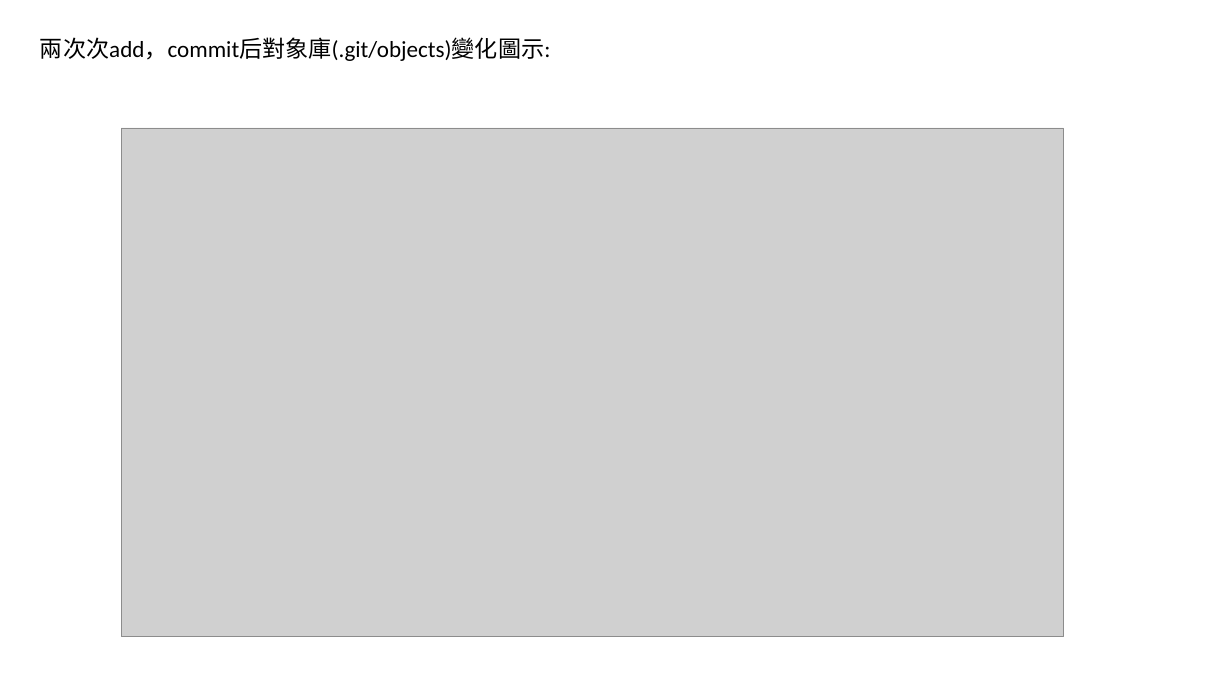
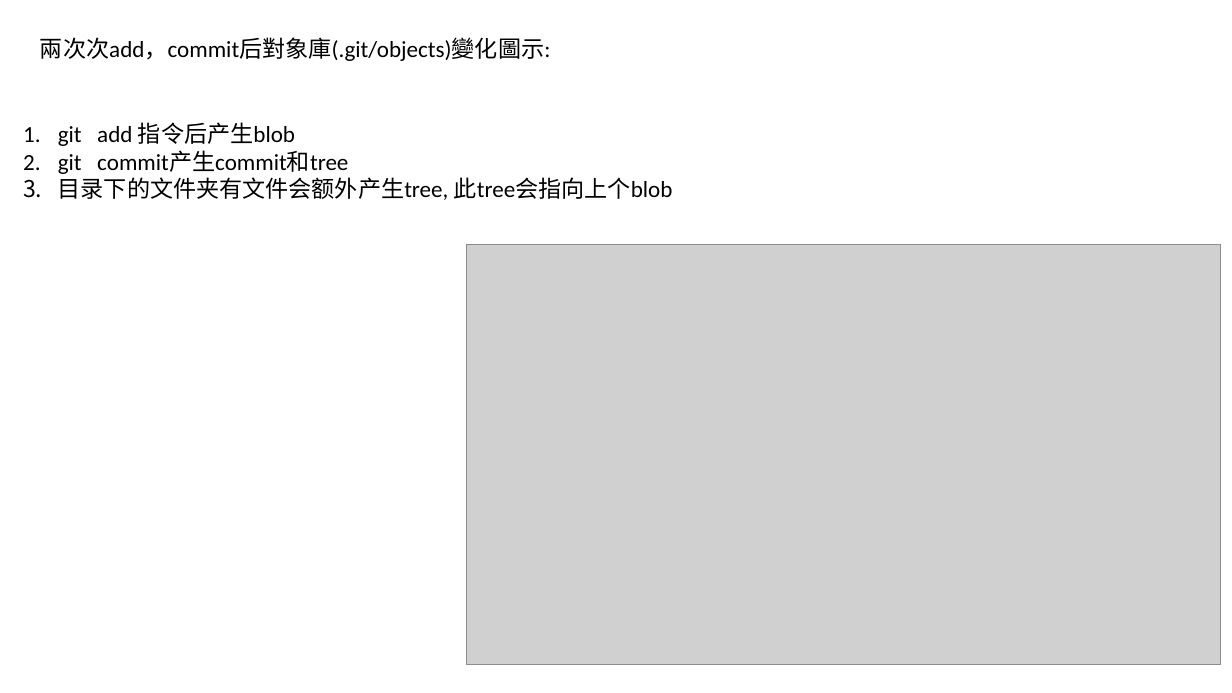
Before and after one commit to luchaojun/ChaojunStudy, a slide deck: slide 3 of GitStudy/.gitContentStudy.pptx. Drawn at 1232x693 pixels with LibreOffice and Linux fonts; fonts in the diff are those of the drawing; grey boxes stand for pictures. Boxes give left, top, right and bottom in pixels: in the first picture for what was removed or moved away, otherwise in the second. Text is boxed around its words. In the diff, an @@ line names an element or a change of style, - is before the commit and + after.

```diff
--- a/GitStudy/.gitContentStudy.pptx
+++ b/GitStudy/.gitContentStudy.pptx
@@ text added at box(58, 122, 673, 200), 18 pt, text #000000 @@
+1. git add 指令后产生blob
+2. git commit产生commit和tree
+3. 目录下的文件夹有文件会额外产生tree, 此tree会指向上个blob
@@ picture: place and size @@
-picture at box(121, 128, 1064, 638)
+picture at box(467, 244, 1222, 665)
```
Also in this commit, not shown: 1 other slide changed.
